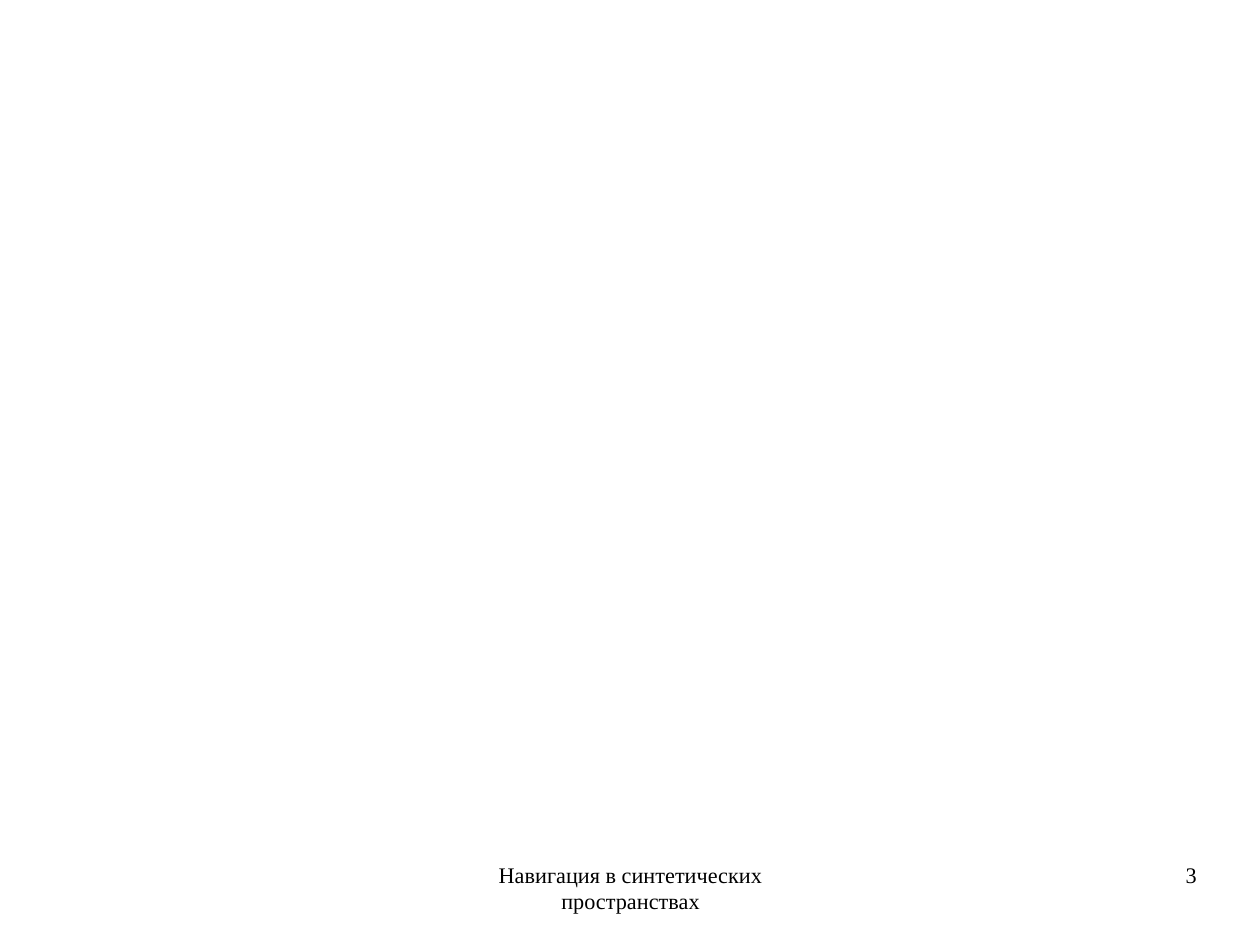
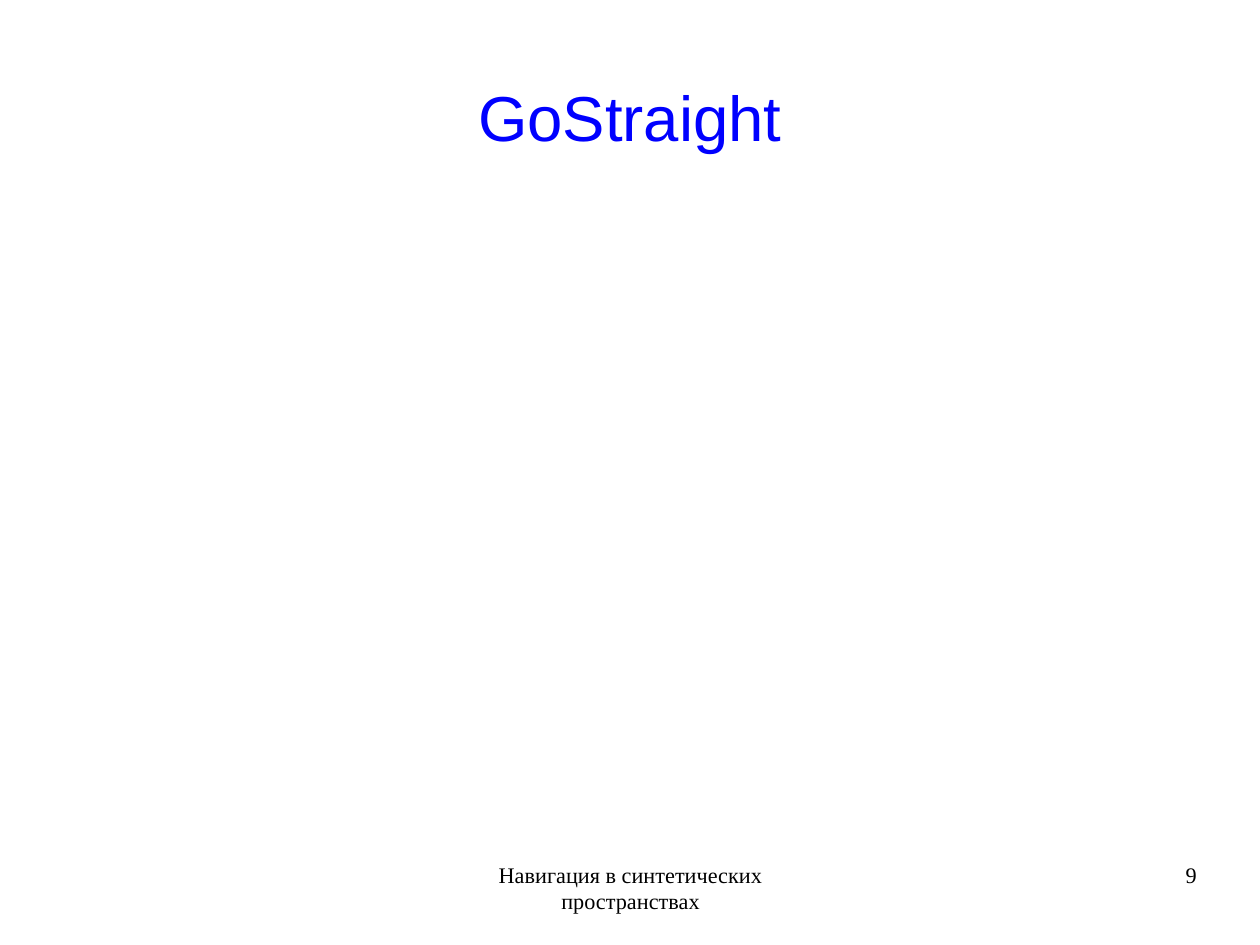
Before and after one commit to rutsky/semester09, a slide deck: slide 9 of Artificial_intelligence/Navigation_in_synthetic_space/50572_Rutsky_Navigation_in_synthetic_space.odp (slide 3 before the commit). Drawn at 1260x945 pixels with LibreOffice and Linux fonts; fonts in the diff are those of the drawing. Boxes give left, top, right and bottom in pixels: in the first picture for what was removed or moved away, otherwise in the second. Text is boxed around its words. In the diff, an @@ line names an element or a change of style, - is before the commit and + after.

Commit message:
WIP

```diff
--- a/Artificial_intelligence/Navigation_in_synthetic_space/50572_Rutsky_Navigation_in_synthetic_space.odp
+++ b/Artificial_intelligence/Navigation_in_synthetic_space/50572_Rutsky_Navigation_in_synthetic_space.odp
@@ title added at (x1=478, y1=95, x2=781, y2=154), 40 pt, text #0000FF @@
+GoStraight
@@ page number at (x1=1186, y1=868, x2=1197, y2=884): text changed @@
-3
+9
```
Also in this commit, not shown: 15 slides added.
